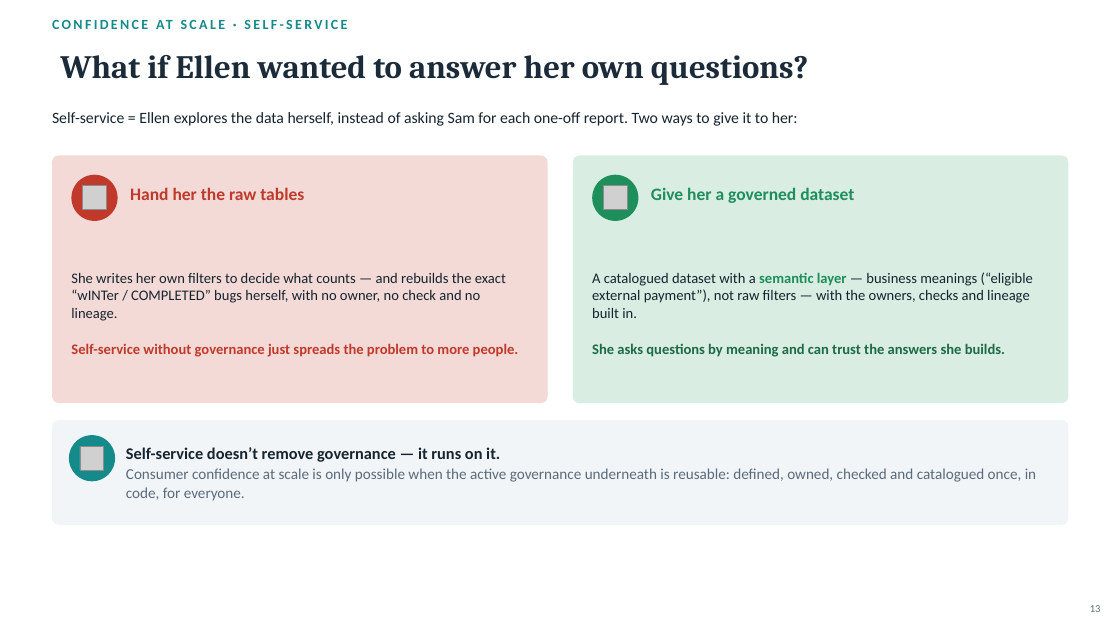
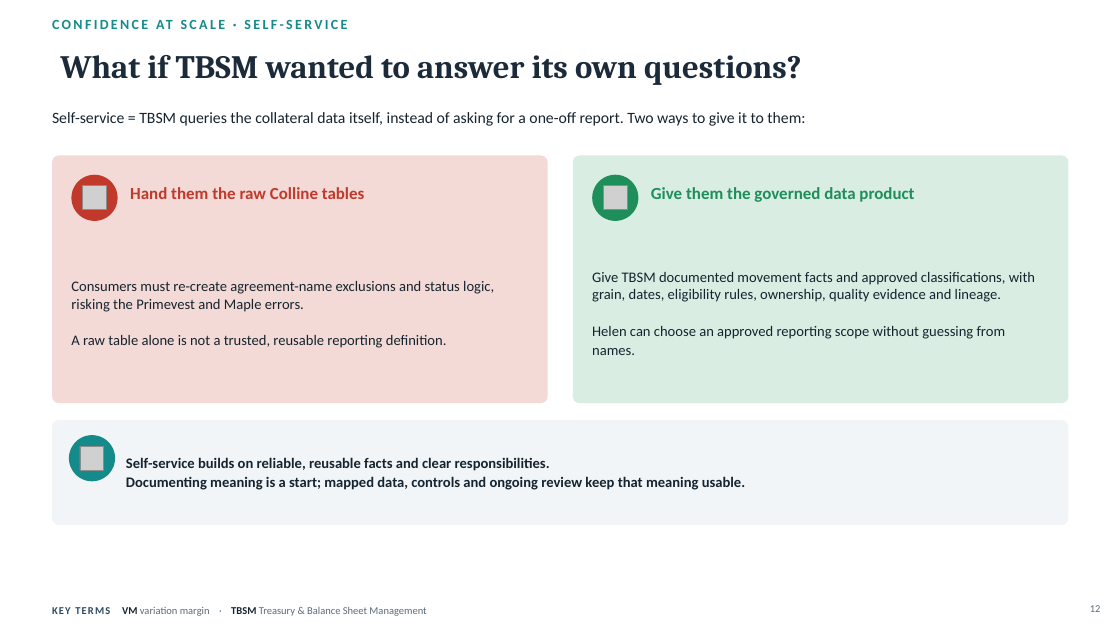
Before and after one commit to reena389-git/learning, a slide deck: slide 12 of Docs/breakup session Life_of_a_Report.pptx (slide 13 before the commit). Drawn at 1120x630 pixels with LibreOffice and Linux fonts; fonts in the diff are those of the drawing; grey boxes stand for pictures. Boxes give left, top, right and bottom in pixels: in the first picture for what was removed or moved away, otherwise in the second. Text is boxed around its words. In the diff, an @@ line names an element or a change of style, - is before the commit and + after.

Commit message:
catalog

```diff
--- a/Docs/breakup session Life_of_a_Report.pptx
+++ b/Docs/breakup session Life_of_a_Report.pptx
@@ title at (60,55,801,85): text changed @@
-What if Ellen wanted to answer her own questions?
+What if TBSM wanted to answer its own questions?
@@ text at (139,112,805,126): text changed @@
-Self-service = Ellen explores the data herself, instead of asking Sam for each one-off report. Two ways to give it to her:
+Self-service = TBSM queries the collateral data itself, instead of asking for a one-off report. Two ways to give it to them:
@@ text at (130,187,365,199): text changed; size 15 to 14.5 pt @@
-Hand her the raw tables
+Hand them the raw Colline tables
@@ text at (651,187,914,202): text changed; size 15 to 14.5 pt @@
-Give her a governed dataset
+Give them the governed data product
@@ text at (71,281,494,348): text changed @@
-She writes her own filters to decide what counts — and rebuilds the exact “wINTer / COMPLETED” bugs herself, with no owner, no check and no lineage.
-Self-service without governance just spreads the problem to more people.
+Consumers must re-create agreement-name exclusions and status logic, risking the Primevest and Maple errors.
+A raw table alone is not a trusted, reusable reporting definition.
@@ text at (592,272,1035,355): text changed @@
-A catalogued dataset with a semantic layer — business meanings (“eligible external payment”), not raw filters — with the owners, checks and lineage built in.
-She asks questions by meaning and can trust the answers she builds.
+Give TBSM documented movement facts and approved classifications, with grain, dates, eligibility rules, ownership, quality evidence and lineage.
+Helen can choose an approved reporting scope without guessing from names.
@@ text at (126,457,745,490): text changed; size 13 to 12.5 pt; text colour #5A6B7B to #16242F; bold on @@
-Self-service doesn’t remove governance — it runs on it.
-Consumer confidence at scale is only possible when the active governance underneath is reusable: defined, owned, checked and catalogued once, in code, for everyone.
+Self-service builds on reliable, reusable facts and clear responsibilities.
+Documenting meaning is a start; mapped data, controls and ongoing review keep that meaning usable.
@@ text added at (52,607,426,616), 9 pt, text #5A6B7B @@
+KEY TERMS VM variation margin · TBSM Treasury & Balance Sheet Management
```
Also in this commit, not shown: 1 other slide changed, 11 slides added, 12 slides removed, 1 other file.
